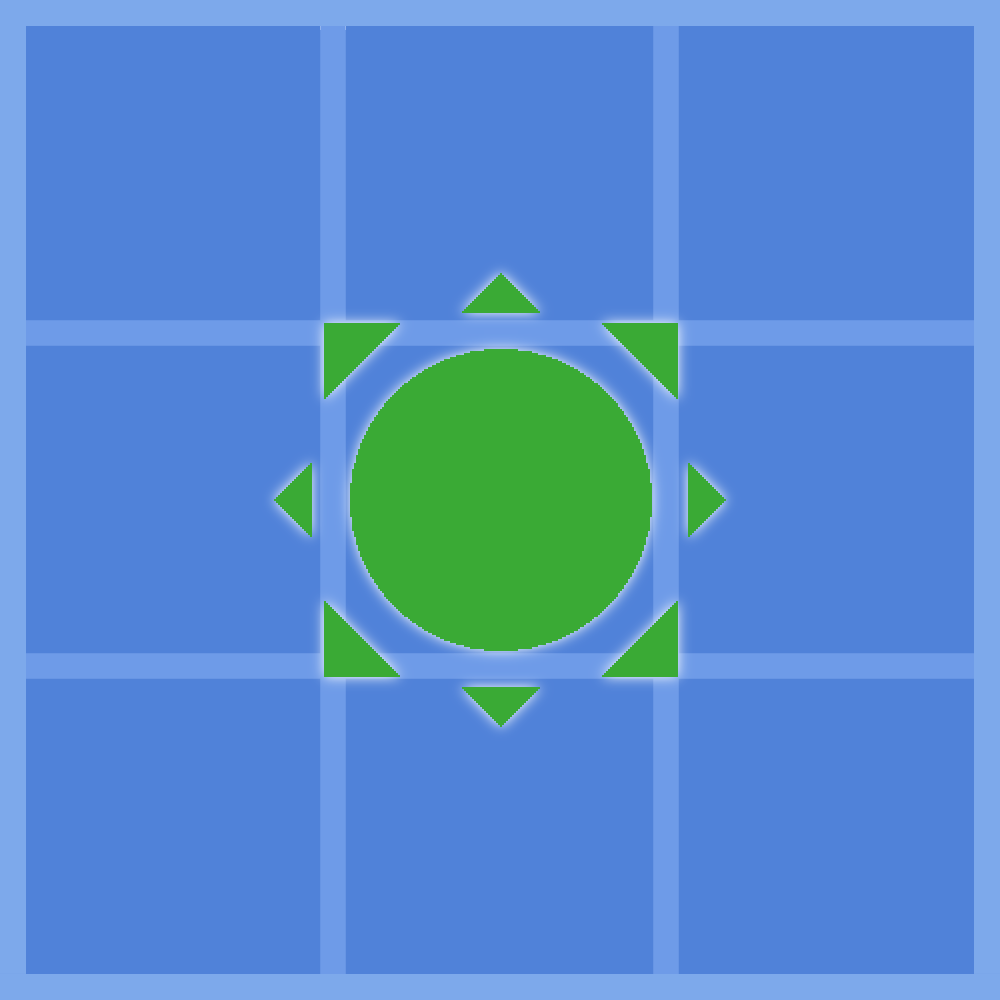
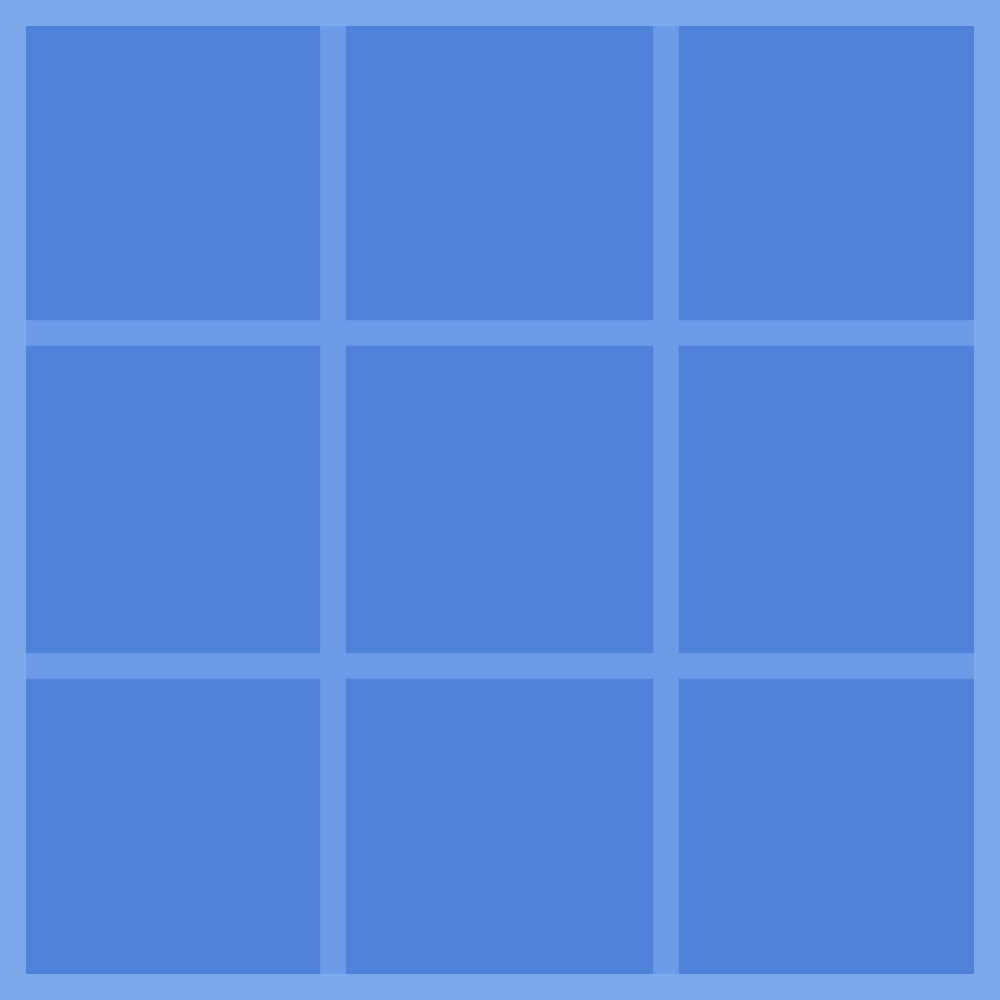
Layers edited between the first and the second 1000 × 1000 image:
added layer "Atom Kopie" above "Atom" over left=264, top=26, right=736, bottom=738
hid group "Solar" (2 layers) over left=264, top=262, right=736, bottom=738
